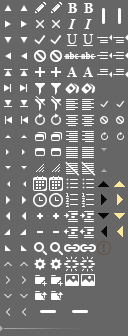
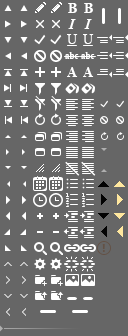
Layer changes from the first (128, 336) image to the second:
added layer "minimize hover" in group "window" over [83, 297, 93, 300]
added layer "minimize" in group "window" over [67, 297, 77, 300]
